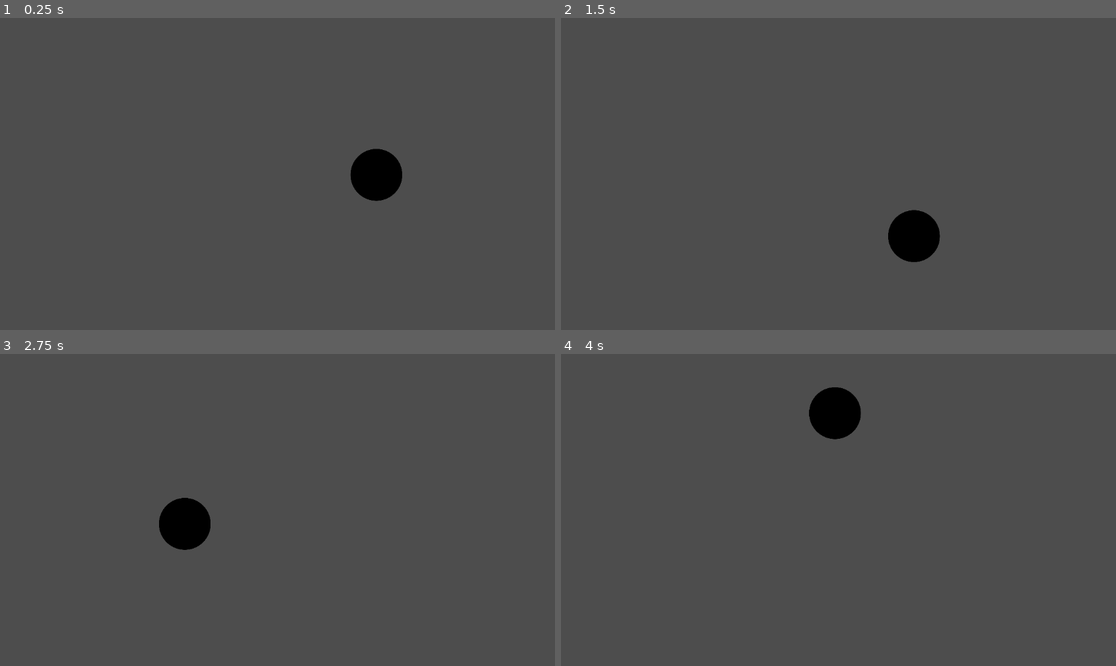
Above: before the commit, frames 1-4 (two rows, left to right).
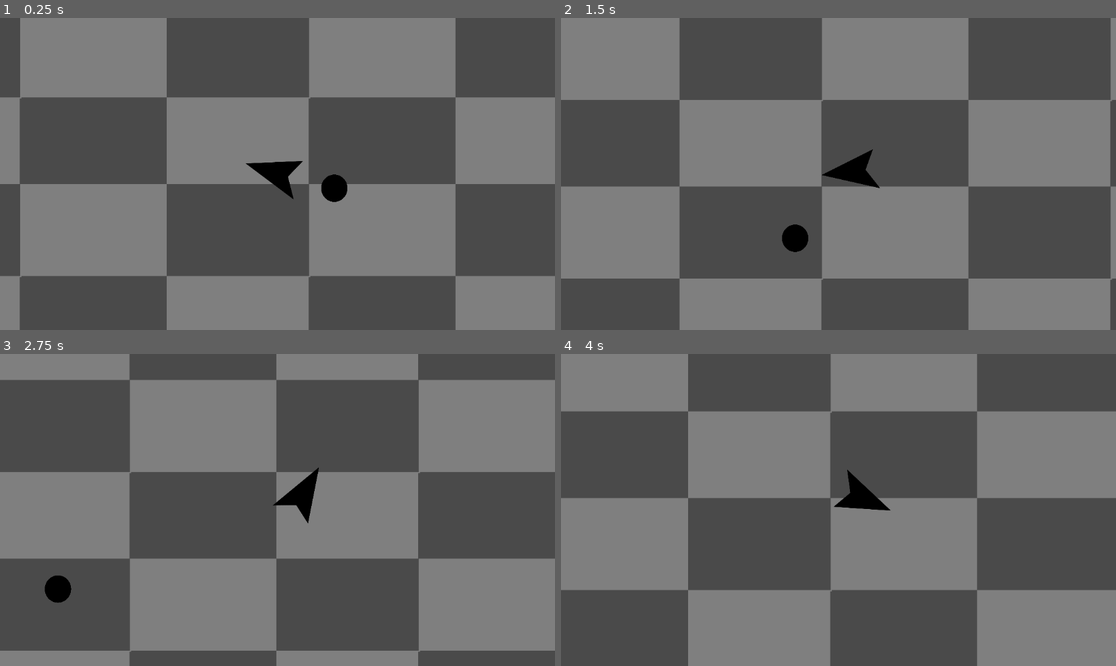
Above: after the commit, the same moments.

Repository: MaxDahlen/Very-serious-space-game
Game: Godot game, scene res://Scenes/game.tscn
Same seed, same stepped clock (60 frames per second), same inputs: the game is played once before the commit and once after it.
Inputs (mouse positions are in pixels of both pictures, inside the frame that each line leads up to):
- Up to frame 1 (0.25 s): no input
- Up to frame 2 (1.5 s): tap Enter (ui_accept) at 0.5, 0.77 s; move the mouse to (960, 158) at 0.52 s; press the mouse at (960, 158) at 0.53 s; hold Right (ui_right) from 0.53 s (still down); move the mouse to (727, 189) at 1.27 s; release the mouse at (727, 189) at 1.28 s; click (727, 189) at 1.35 s
- Up to frame 3 (2.75 s): tap Enter (ui_accept) at 1.52 s; move the mouse to (333, 441) at 2.02 s; release Right (ui_right) at 2.03 s; press the mouse at (333, 441) at 2.03 s; hold Left (ui_left) from 2.03 s (still down)
- Up to frame 4 (4 s): move the mouse to (810, 572) at 2.77 s; release Left (ui_left) at 2.78 s; release the mouse at (810, 572) at 2.78 s; hold Right (ui_right) from 2.78 s (still down); click (810, 572) at 2.85 s; tap Enter (ui_accept) at 3.02, 3.77 s; move the mouse to (1005, 556) at 3.52 s; press the mouse at (1005, 556) at 3.53 s

The runs differ from the first frame. In frame 1, 51% of the frame differs, in the area x 0-100%, y 0-100%; in frame 2, 51%; in frame 3, 52%; in frame 4, 51%.

Commit message:
kan detta funka

Diff:
--- a/Scenes/PH_planet.tscn
+++ b/Scenes/PH_planet.tscn
@@ -1,6 +1,6 @@
 [gd_scene format=3 uid="uid://nbeugla86o5k"]
 
-[ext_resource type="Script" uid="uid://c6us66g21ip0p" path="res://Scripts/character_body_2d.gd" id="1_txeki"]
+[ext_resource type="Script" uid="uid://c6us66g21ip0p" path="res://Scripts/Planet.gd" id="1_txeki"]
 [ext_resource type="Texture2D" uid="uid://mcb7artb3vy" path="res://Sprites/PH_planet.png" id="2_81i5c"]
 
 [sub_resource type="CircleShape2D" id="CircleShape2D_n44qi"]
@@ -10,8 +10,8 @@
 script = ExtResource("1_txeki")
 
 [node name="Sprite2D" type="Sprite2D" parent="." unique_id=288338709]
-position = Vector2(108.99994, 28)
-scale = Vector2(0.18854167, 0.17222223)
+position = Vector2(111.99997, 33)
+scale = Vector2(0.19166668, 0.18148145)
 texture = ExtResource("2_81i5c")
 
 [node name="AnimatedSprite2D" type="AnimatedSprite2D" parent="." unique_id=638755397]
--- a/Scenes/game.tscn
+++ b/Scenes/game.tscn
@@ -1,10 +1,48 @@
 [gd_scene format=3 uid="uid://0tamblyjkl7a"]
 
 [ext_resource type="PackedScene" uid="uid://nbeugla86o5k" path="res://Scenes/PH_planet.tscn" id="1_ebmjs"]
+[ext_resource type="Texture2D" uid="uid://c8xr5ostnr6aw" path="res://Sprites/PH_bakgrund.png" id="1_wrm1d"]
+[ext_resource type="PackedScene" uid="uid://dietffk02hnqq" path="res://Scenes/skepp.tscn" id="2_qxrlw"]
 
 [node name="Game" type="Node2D" unique_id=762152989]
 
+[node name="bakgrund" type="TextureRect" parent="." unique_id=1058805344]
+offset_left = -28042.0
+offset_top = -17053.0
+offset_right = 33495.0
+offset_bottom = 25633.0
+mouse_filter = 2
+texture = ExtResource("1_wrm1d")
+stretch_mode = 1
+
 [node name="CharacterBody2D" parent="." unique_id=539928459 instance=ExtResource("1_ebmjs")]
-position = Vector2(-2, 5)
+position = Vector2(226, 5)
 
-[node name="Camera2D" type="Camera2D" parent="." unique_id=899565263]
+[node name="Skepp" parent="." unique_id=1751328495 instance=ExtResource("2_qxrlw")]
+position = Vector2(-2, -30)
+
+[node name="Camera2D" type="Camera2D" parent="Skepp" unique_id=899565263]
+position = Vector2(2, -8)
+zoom = Vector2(0.5, 0.5)
+position_smoothing_enabled = true
+
+[node name="Planet" parent="." unique_id=141375316 instance=ExtResource("1_ebmjs")]
+position = Vector2(5464, -209)
+
+[node name="Planet2" parent="." unique_id=1197685901 instance=ExtResource("1_ebmjs")]
+position = Vector2(3575, 657)
+
+[node name="Planet3" parent="." unique_id=2130742657 instance=ExtResource("1_ebmjs")]
+position = Vector2(2075, 916)
+
+[node name="Planet4" parent="." unique_id=132898545 instance=ExtResource("1_ebmjs")]
+position = Vector2(1239, 2733)
+
+[node name="Planet5" parent="." unique_id=1773822909 instance=ExtResource("1_ebmjs")]
+position = Vector2(4830, -3352)
+
+[node name="Planet6" parent="." unique_id=25201833 instance=ExtResource("1_ebmjs")]
+position = Vector2(8666, -930)
+
+[node name="Planet7" parent="." unique_id=2124214712 instance=ExtResource("1_ebmjs")]
+position = Vector2(-3423, 4)
--- a/Scenes/skepp.tscn
+++ b/Scenes/skepp.tscn
@@ -1,6 +1,6 @@
 [gd_scene format=3 uid="uid://dietffk02hnqq"]
 
-[ext_resource type="Script" uid="uid://b3f04laep5ucf" path="res://Scenes/skepp.gd" id="1_sv36t"]
+[ext_resource type="Script" uid="uid://b3f04laep5ucf" path="res://Scripts/skepp.gd" id="1_sv36t"]
 [ext_resource type="Texture2D" uid="uid://cm2emtmcmq1r4" path="res://Sprites/PH_Skepp.png" id="2_ik28f"]
 
 [sub_resource type="CircleShape2D" id="CircleShape2D_2lwfh"]
@@ -10,7 +10,8 @@
 script = ExtResource("1_sv36t")
 
 [node name="Sprite2D" type="Sprite2D" parent="." unique_id=2027255908]
-position = Vector2(57, 53)
+position = Vector2(-39, 66)
+rotation = 1.5707964
 scale = Vector2(0.5057291, 0.55)
 texture = ExtResource("2_ik28f")
 
--- a/Scripts/Global_variables.gd
+++ b/Scripts/Global_variables.gd
@@ -2,3 +2,4 @@
 
 
 var Universe_Speed = 1 #Globala variablen som styr rotations hastighet
+const Universum_max = 1
--- /dev/null
+++ b/Scripts/Planet.gd
@@ -0,0 +1,14 @@
+extends CharacterBody2D
+
+var time = 0
+var specific_rotation_speed = 1
+var rotation_distance
+
+
+func _ready(): #Ser till att de roterar vid rätt avstånd
+	rotation_distance = position.x
+
+func _physics_process(delta: float) -> void:
+	time += GlobalVariables.Universe_Speed * delta * specific_rotation_speed #styr hur snabbt systemet rör sig
+	position.x = rotation_distance*cos(time)
+	position.y = rotation_distance*sin(time)
--- /dev/null
+++ b/Scripts/skepp.gd
@@ -0,0 +1,37 @@
+extends CharacterBody2D
+
+var speed_x = 10.0
+var speed_y = 10.0
+var mus_vinkel = (0.0)
+var mus_vinkel_hastighet = (0.0)
+const engine_power = -10 #Är åt del håll om den är positiv
+const max_speed = 500
+
+func Unviversum_speed ():
+	mus_vinkel = get_global_mouse_position().angle_to_point(position) #tar vinkeln mellan skeppet och musen
+	if mus_vinkel >= 0: #Gör om så norr är noll
+		mus_vinkel_hastighet = abs(cos(mus_vinkel))
+	else:
+		mus_vinkel_hastighet = (1 + abs(cos(mus_vinkel + PI/2)))
+
+	GlobalVariables.Universe_Speed = GlobalVariables.Universum_max * mus_vinkel_hastighet #Sätter universums hastighet
+
+
+func Engine_burn(): #Medan musen är nedtryckt öka hastigheten mot musen
+	if Input.is_action_pressed("Klick"):
+		if abs(speed_x + cos(mus_vinkel) * engine_power) <= max_speed: #Kollar så vi inte får oändligt snabbt skepp (kanske ska tas bort)
+			speed_x += cos(mus_vinkel) * engine_power
+
+		if abs(speed_y + sin(mus_vinkel) * engine_power) <= max_speed:
+			speed_y += sin(mus_vinkel) * engine_power
+
+
+func _physics_process(delta: float) -> void:
+	look_at(get_global_mouse_position()) #Vrider skeppet Estetiskt
+
+	Engine_burn()
+
+	velocity = Vector2(speed_x,speed_y) #Rör skeppet i x och y
+	move_and_slide()
+
+	Unviversum_speed()
--- /dev/null
+++ b/new_script.gd
@@ -0,0 +1,11 @@
+extends Node
+
+
+# Called when the node enters the scene tree for the first time.
+func _ready() -> void:
+	pass # Replace with function body.
+
+
+# Called every frame. 'delta' is the elapsed time since the previous frame.
+func _process(delta: float) -> void:
+	pass
--- a/project.godot
+++ b/project.godot
@@ -19,6 +19,14 @@
 
 GlobalVariables="*uid://b7qhbjrtuvoxd"
 
+[input]
+
+Klick={
+"deadzone": 0.2,
+"events": [Object(InputEventMouseButton,"resource_local_to_scene":false,"resource_name":"","device":-1,"window_id":0,"alt_pressed":false,"shift_pressed":false,"ctrl_pressed":false,"meta_pressed":false,"button_mask":0,"position":Vector2(0, 0),"global_position":Vector2(0, 0),"factor":1.0,"button_index":1,"canceled":false,"pressed":false,"double_click":false,"script":null)
+]
+}
+
 [physics]
 
 3d/physics_engine="Jolt Physics"
--- a/very-serious-space-game/Scripts/Global_variables.gd
+++ /dev/null
@@ -1,5 +0,0 @@
-extends Node
-
-
-var Universe_Speed = 1 #Globala variablen som styr rotations hastighet
-const Universum_max = 1
--- a/very-serious-space-game/project.godot
+++ /dev/null
@@ -1,36 +0,0 @@
-; Engine configuration file.
-; It's best edited using the editor UI and not directly,
-; since the parameters that go here are not all obvious.
-;
-; Format:
-;   [section] ; section goes between []
-;   param=value ; assign values to parameters
-
-config_version=5
-
-[application]
-
-config/name="Very serious space game"
-run/main_scene="uid://0tamblyjkl7a"
-config/features=PackedStringArray("4.6", "Forward Plus")
-config/icon="res://icon.svg"
-
-[autoload]
-
-GlobalVariables="*uid://b7qhbjrtuvoxd"
-
-[input]
-
-Klick={
-"deadzone": 0.2,
-"events": [Object(InputEventMouseButton,"resource_local_to_scene":false,"resource_name":"","device":-1,"window_id":0,"alt_pressed":false,"shift_pressed":false,"ctrl_pressed":false,"meta_pressed":false,"button_mask":0,"position":Vector2(0, 0),"global_position":Vector2(0, 0),"factor":1.0,"button_index":1,"canceled":false,"pressed":false,"double_click":false,"script":null)
-]
-}
-
-[physics]
-
-3d/physics_engine="Jolt Physics"
-
-[rendering]
-
-rendering_device/driver.windows="d3d12"
Renamed: very-serious-space-game/Scripts/Planet.gd.uid -> Scripts/Planet.gd.uid
Renamed: Scenes/skepp.gd.uid -> Scripts/skepp.gd.uid
Binary file added: Sprites/PH_bakgrund.png
Not shown, changed: Sprites/PH_bakgrund.png.import
Renamed: very-serious-space-game/icon.svg -> icon.svg
Renamed: very-serious-space-game/icon.svg.import -> icon.svg.import
Not shown, added: new_script.gd.uid
Not shown, removed: very-serious-space-game/Scripts/Global_variables.gd.uid
Binary file removed: very-serious-space-game/Sprites/PH_Skepp.png
Binary file removed: very-serious-space-game/Sprites/PH_planet.png
Not shown, removed: very-serious-space-game/Sprites/PH_planet.png.import
